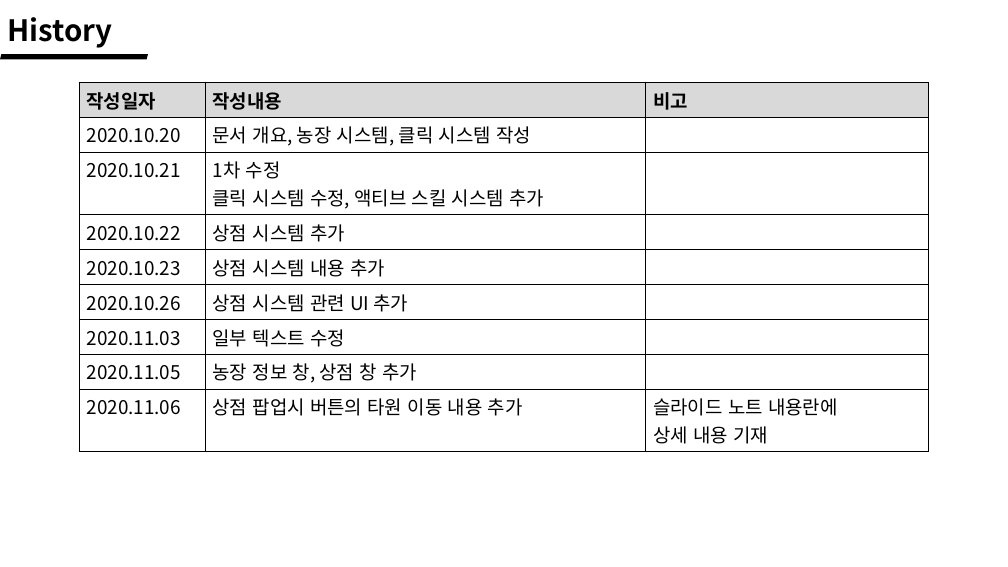
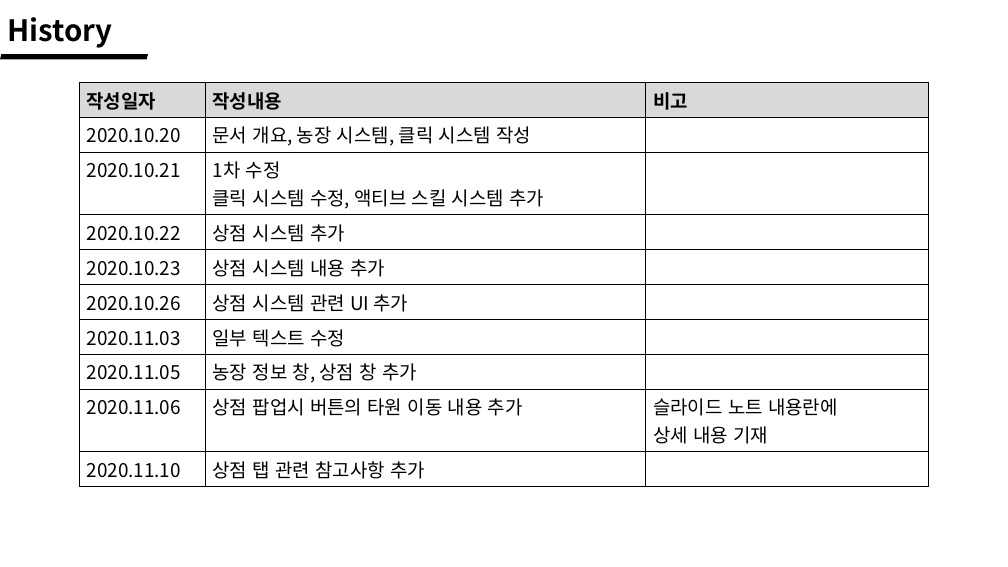
Before and after one commit to wlrud753/CarryCarrot, a slide deck: slide 2 of 기획서/당근키우기 시스템.pptx. Drawn at 1008x567 pixels with LibreOffice and Linux fonts; fonts in the diff are those of the drawing. Boxes give left, top, right and bottom in pixels: in the first picture for what was removed or moved away, otherwise in the second. Text is boxed around its words. In the diff, an @@ line names an element or a change of style, - is before the commit and + after.

```diff
--- a/기획서/당근키우기 시스템.pptx
+++ b/기획서/당근키우기 시스템.pptx
@@ table at (79, 82, 930, 483) @@
+row 10: 2020.11.10 | 상점 탭 관련 참고사항 추가 | 
```
Also in this commit, not shown: 1 other slide changed.
